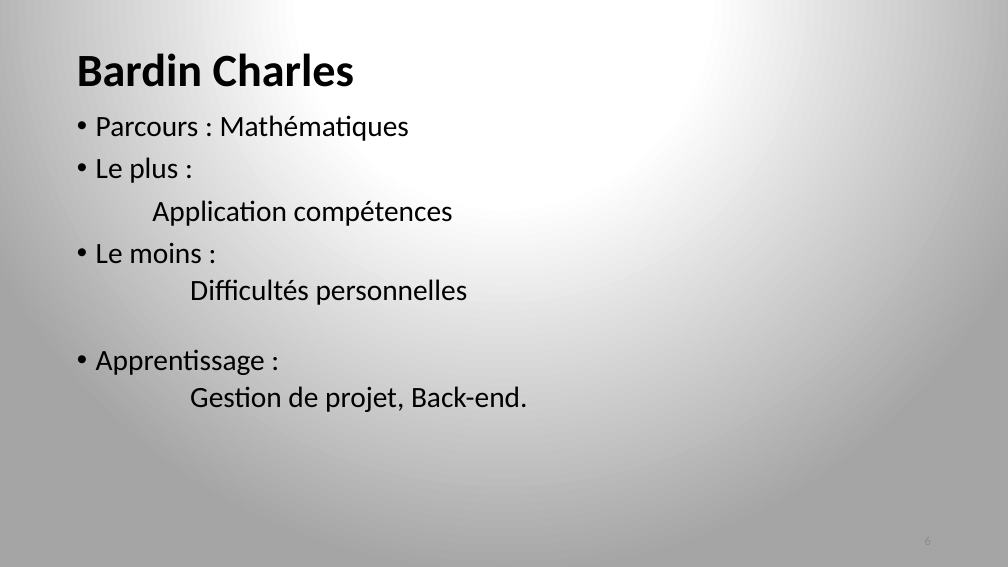
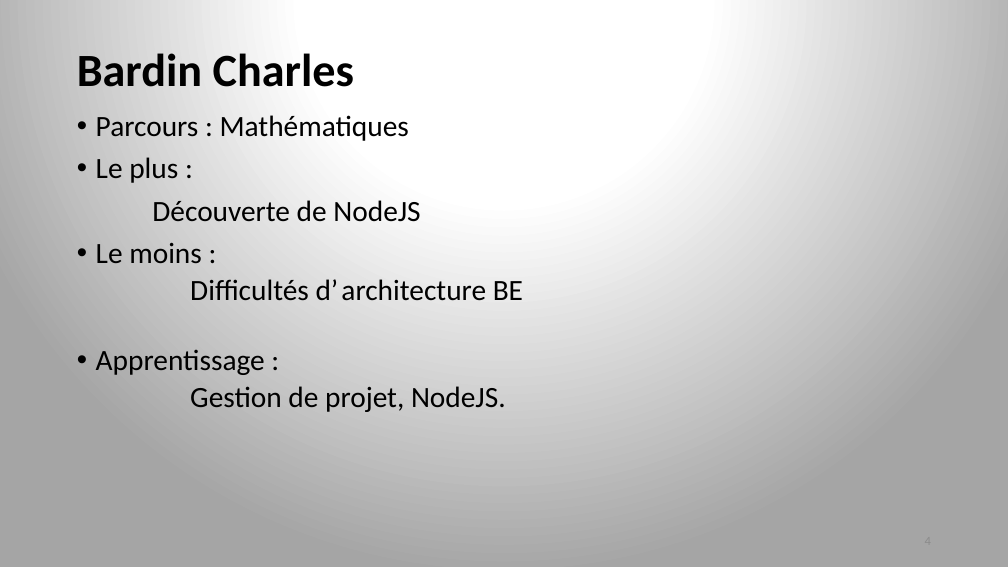
Before and after one commit to metaxiii/PPE2, a slide deck: slide 4 of PPE2/Documentation/Presentation.pptx (slide 6 before the commit). Drawn at 1008x567 pixels with LibreOffice and Linux fonts; fonts in the diff are those of the drawing. Boxes give left, top, right and bottom in pixels: in the first picture for what was removed or moved away, otherwise in the second. Text is boxed around its words. In the diff, an @@ line names an element or a change of style, - is before the commit and + after.

```diff
--- a/PPE2/Documentation/Presentation.pptx
+++ b/PPE2/Documentation/Presentation.pptx
@@ text at (152,200,420,222): text changed @@
-Application compétences
+Découverte de NodeJS
@@ text at (190,279,523,301): text changed @@
-  Difficultés personnelles
+  Difficultés d’ architecture BE
@@ text at (190,386,506,412): text changed @@
-  Gestion de projet, Back-end.
+  Gestion de projet, NodeJS.
```
Also in this commit, not shown: 3 other slides changed.
